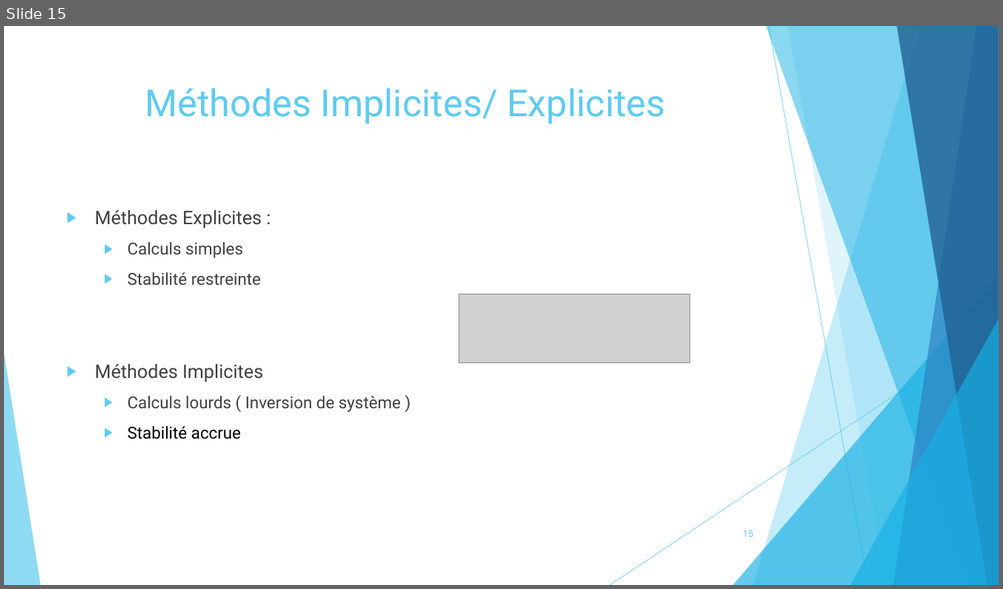
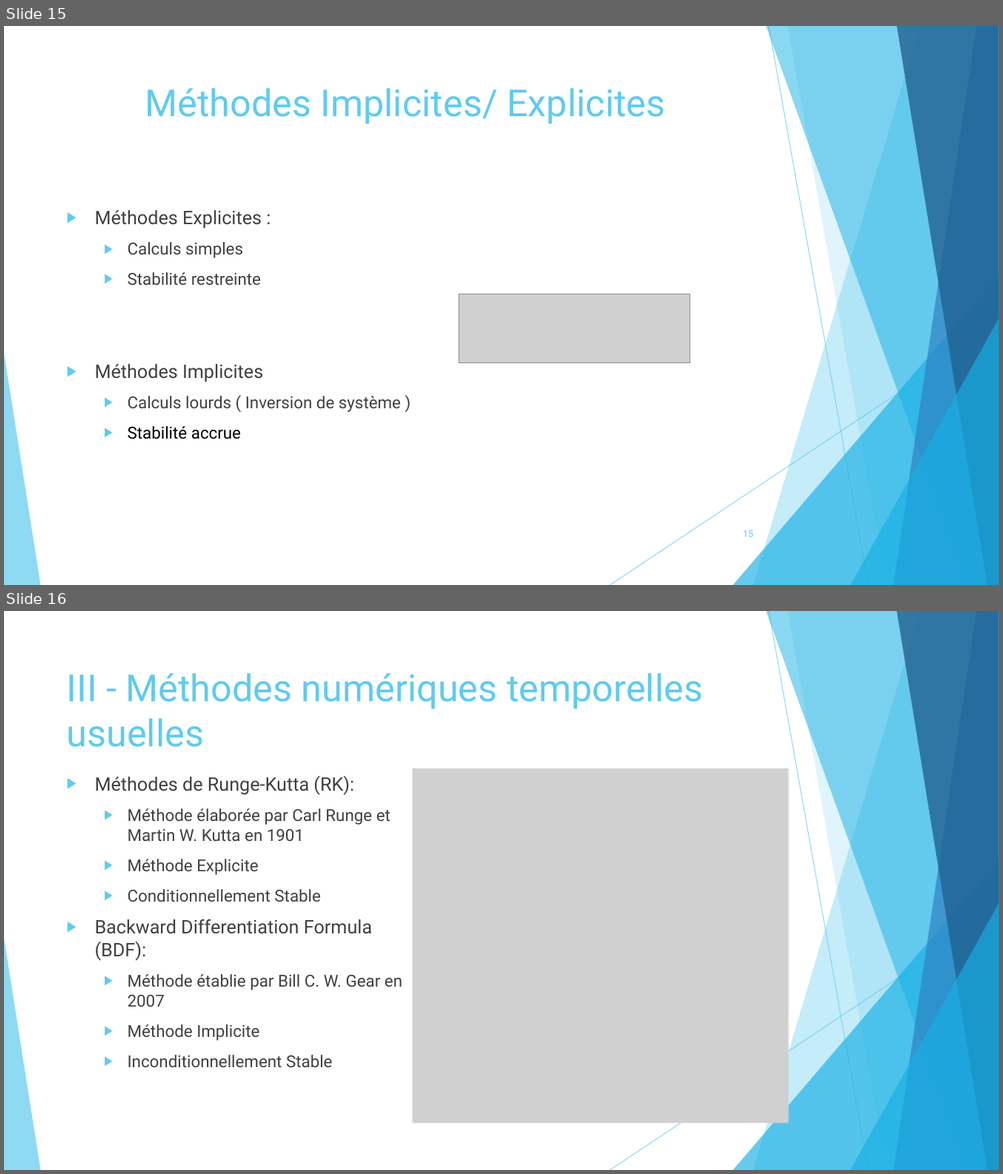
Before and after one commit to pierreXVI/PIE, a slide deck: oral_presentation/Oral_presentation_12_02_2019.pptx. Shown one above the other, each under a label of ours: slide 15 before the commit, slides 15 and 16 after it. The pictures are 1003x589 and 1003x1174 pixels, drawn with LibreOffice and Linux fonts; fonts in the diff are those of the drawing; grey boxes stand for pictures. Boxes give left, top, right and bottom in pixels: in the first picture for what was removed or moved away, otherwise in the second. Text is boxed around its words. In the diff, an @@ line names an element or a change of style, - is before the commit and + after.

```diff
--- a/oral_presentation/Oral_presentation_12_02_2019.pptx
+++ b/oral_presentation/Oral_presentation_12_02_2019.pptx
@@ slide 16 added at box(4, 611, 999, 1170), background #FFFFFF; not listed: 10 template elements that a slide beside it also shows @@
@@ title added at box(67, 673, 703, 747), 36 pt, text #5FCBEF @@
+III - Méthodes numériques temporelles usuelles
@@ text added at box(95, 776, 402, 1068), 16 pt, text #404040 @@
+▶ Méthodes de Runge-Kutta (RK):
+  ▶ Méthode élaborée par Carl Runge et Martin W. Kutta en 1901
+  ▶ Méthode Explicite
+  ▶ Conditionnellement Stable
+▶ Backward Differentiation Formula (BDF):
+  ▶ Méthode établie par Bill C. W. Gear en 2007
+  ▶ Méthode Implicite
+  ▶ Inconditionnellement Stable
@@ picture added at box(412, 769, 788, 1124) @@
@@ page number added at box(743, 1124, 753, 1125), 9 pt, text #5FCBEF @@
+16
```
Also in this commit, not shown: 11 slides changed, 3 other slides added, 7 slides removed, 2 other files.
